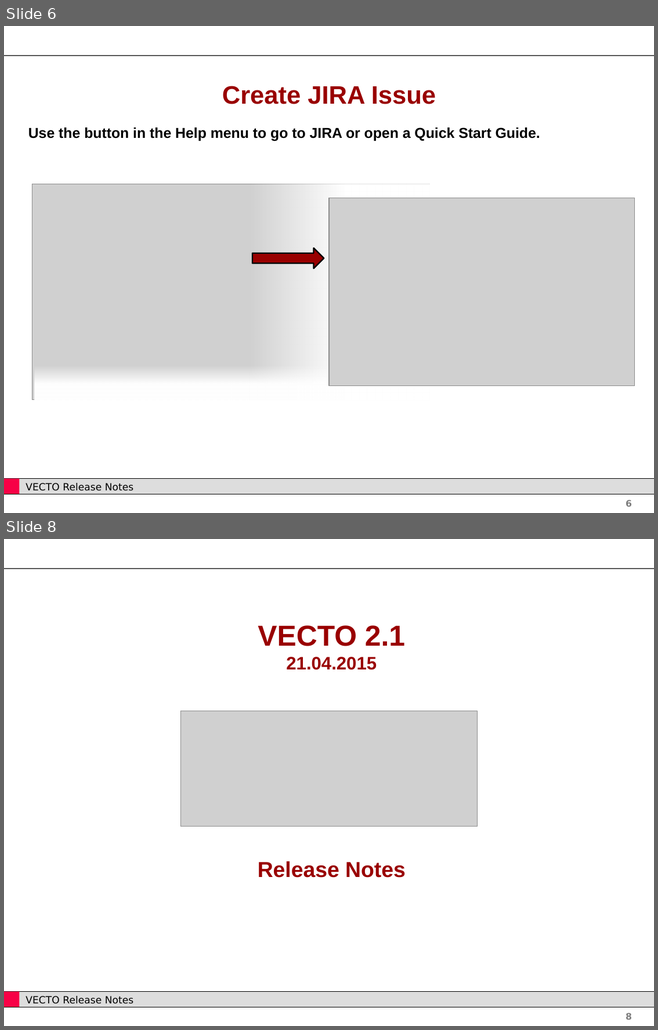
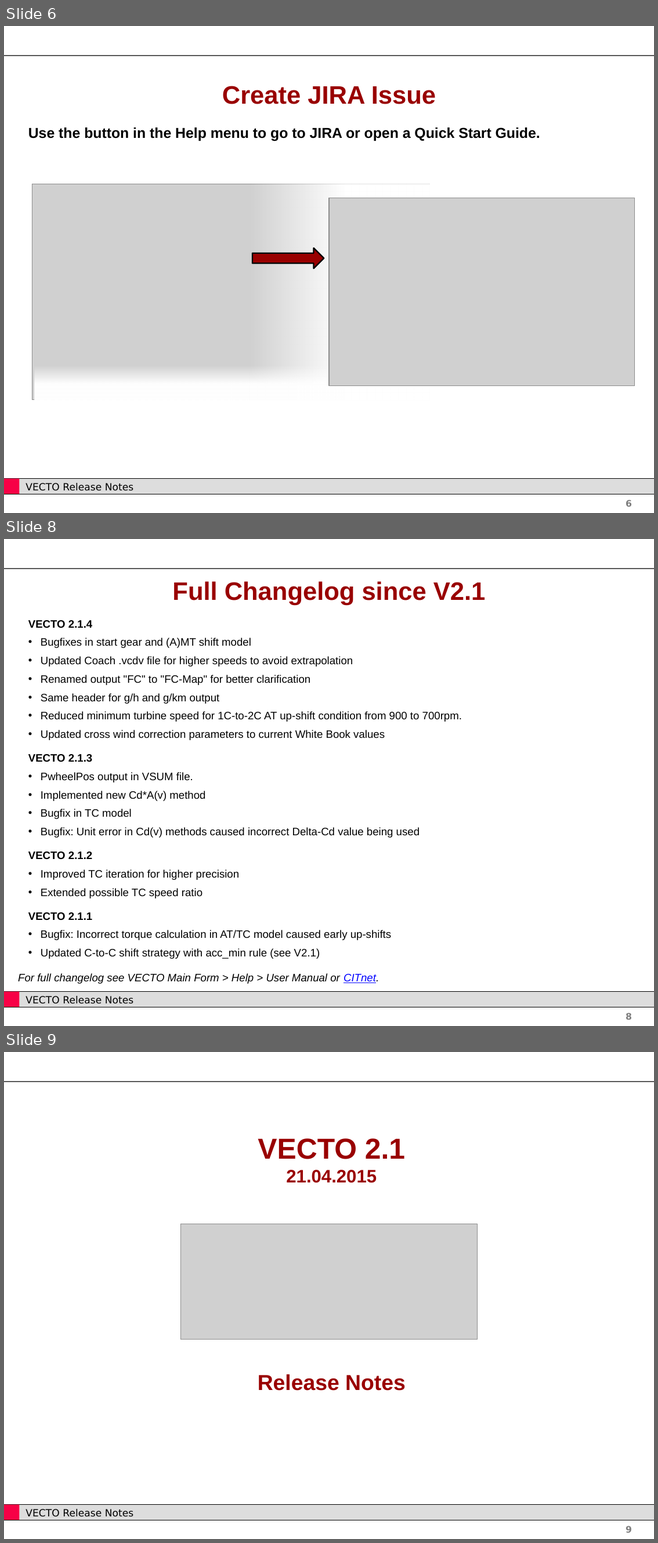
Before and after one commit to CLIMA-VECTO/vecto-sim, a slide deck: User Manual Source/Release Notes V2.2.pptx. Shown one above the other, each under a label of ours: slides 6 and 8 before the commit, slides 6, 8 and 9 after it; the slides between them are not shown. The pictures are 658x1030 and 658x1543 pixels, drawn with LibreOffice and Linux fonts; fonts in the diff are those of the drawing; grey boxes stand for pictures; background and template pictures are left out. Boxes give left, top, right and bottom in pixels: in the first picture for what was removed or moved away, otherwise in the second. Text is boxed around its words. In the diff, an @@ line names an element or a change of style, - is before the commit and + after.

Commit message:
User Manual update (unfinished)

```diff
--- a/User Manual Source/Release Notes V2.2.pptx
+++ b/User Manual Source/Release Notes V2.2.pptx
@@ slide 8 added at (x1=4, y1=539, x2=654, y2=1026), background #FFFFFF; not listed: 5 template elements that a slide beside it also shows @@
@@ title added at (x1=172, y1=581, x2=485, y2=605), 28 pt, text #990000, bold @@
+Full Changelog since V2.1
@@ text added at (x1=28, y1=620, x2=462, y2=959), 12 pt, text #000000 @@
+VECTO 2.1.4
+• Bugfixes in start gear and (A)MT shift model
+• Updated Coach .vcdv file for higher speeds to avoid extrapolation
+• Renamed output "FC" to "FC-Map" for better clarification
+• Same header for g/h and g/km output
+• Reduced minimum turbine speed for 1C-to-2C AT up-shift condition from 900 to 700rpm.
+• Updated cross wind correction parameters to current White Book values
+VECTO 2.1.3
+• PwheelPos output in VSUM file.
+• Implemented new Cd*A(v) method
+• Bugfix in TC model
+• Bugfix: Unit error in Cd(v) methods caused incorrect Delta-Cd value being used
+VECTO 2.1.2
+• Improved TC iteration for higher precision
+• Extended possible TC speed ratio
+VECTO 2.1.1
+• Bugfix: Incorrect torque calculation in AT/TC model caused early up-shifts
+• Updated C-to-C shift strategy with acc_min rule (see V2.1)
@@ text added at (x1=18, y1=973, x2=379, y2=984), 12 pt, text #000000, italic @@
+For full changelog see VECTO Main Form > Help > User Manual or CITnet.
@@ what was slide 8 is now slide 9 @@
@@ page number at (x1=625, y1=1526, x2=632, y2=1533): text changed @@
-8
+9
```
Also in this commit, not shown: 3 slides changed, 1 other slide added, 1 slide removed, 7 other files.
